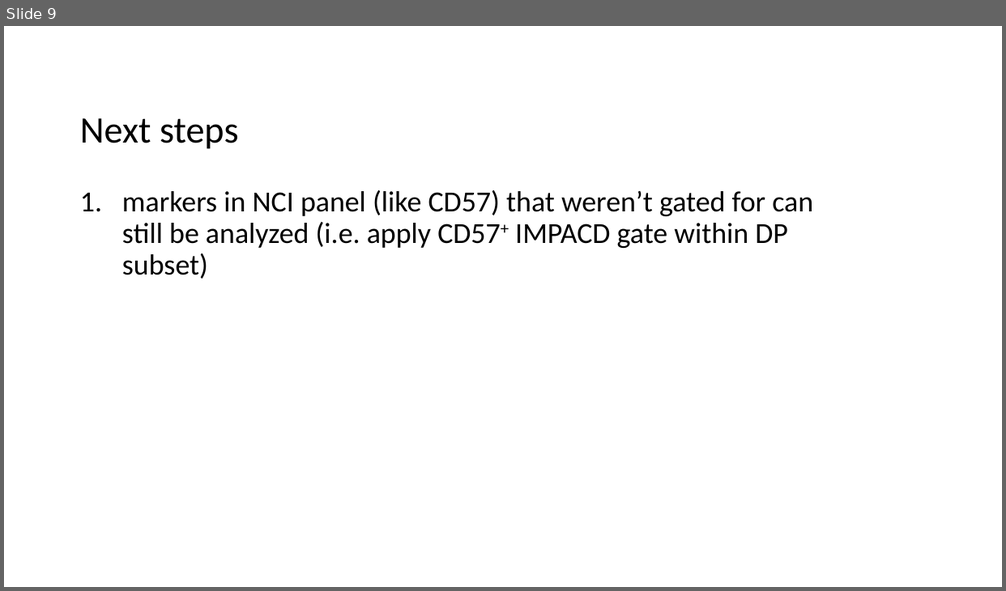
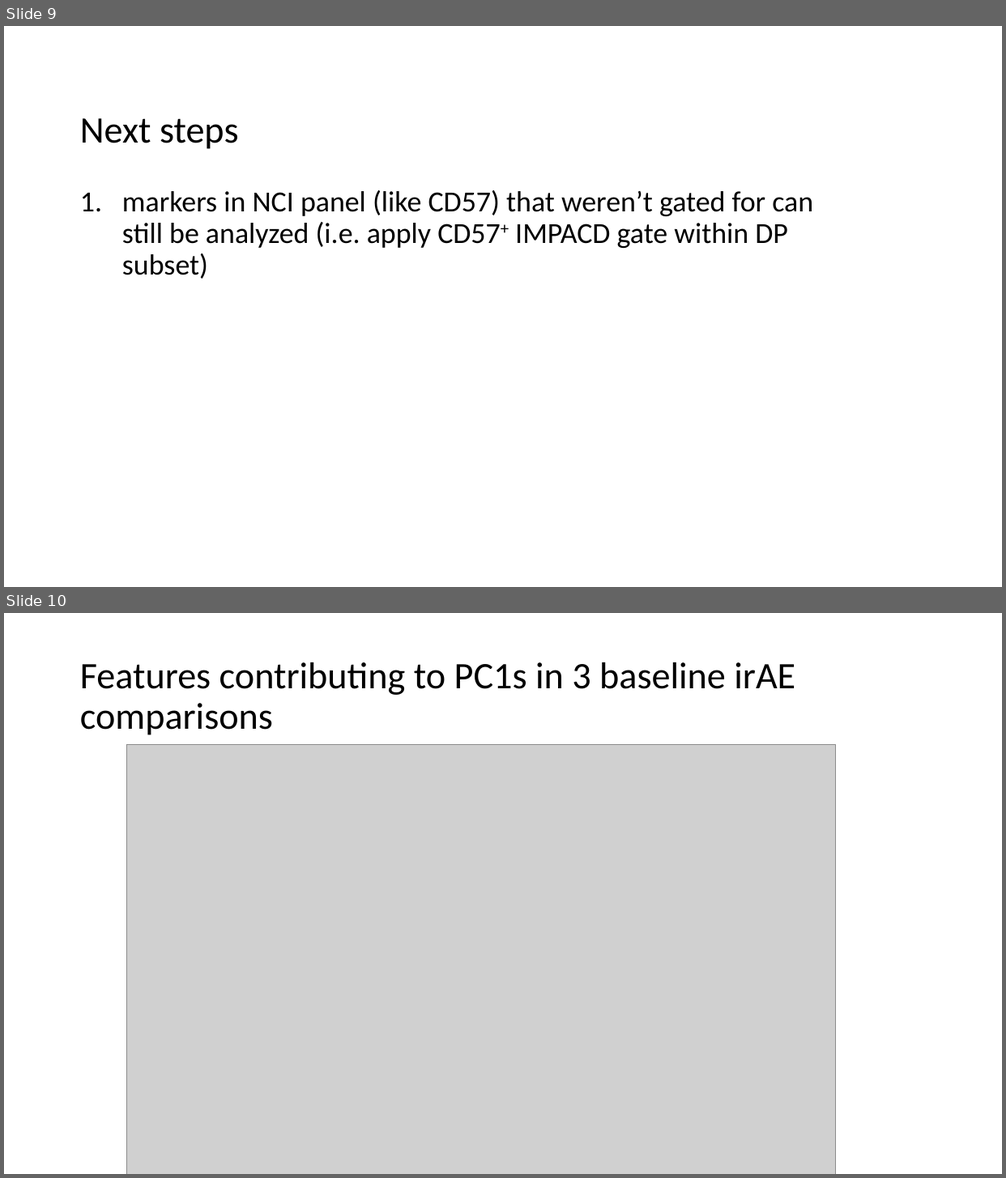
Before and after one commit to tybottorff/bottorffdocs, a slide deck: presentations/weekly_meetings/2024_11_14.pptx. Shown one above the other, each under a label of ours: slide 9 before the commit, slides 9 and 10 after it. The pictures are 1006x591 and 1006x1178 pixels, drawn with LibreOffice and Linux fonts; fonts in the diff are those of the drawing; grey boxes stand for pictures. Boxes give left, top, right and bottom in pixels: in the first picture for what was removed or moved away, otherwise in the second. Text is boxed around its words. In the diff, an @@ line names an element or a change of style, - is before the commit and + after.

Commit message:
Update slides

```diff
--- a/presentations/weekly_meetings/2024_11_14.pptx
+++ b/presentations/weekly_meetings/2024_11_14.pptx
@@ slide 10 added at [4,613,1002,1174], background #FFFFFF @@
@@ title added at [80,662,795,735], 36 pt, text #000000 @@
+Features contributing to PC1s in 3 baseline irAE comparisons
@@ picture added at [127,745,836,1174] @@
```
